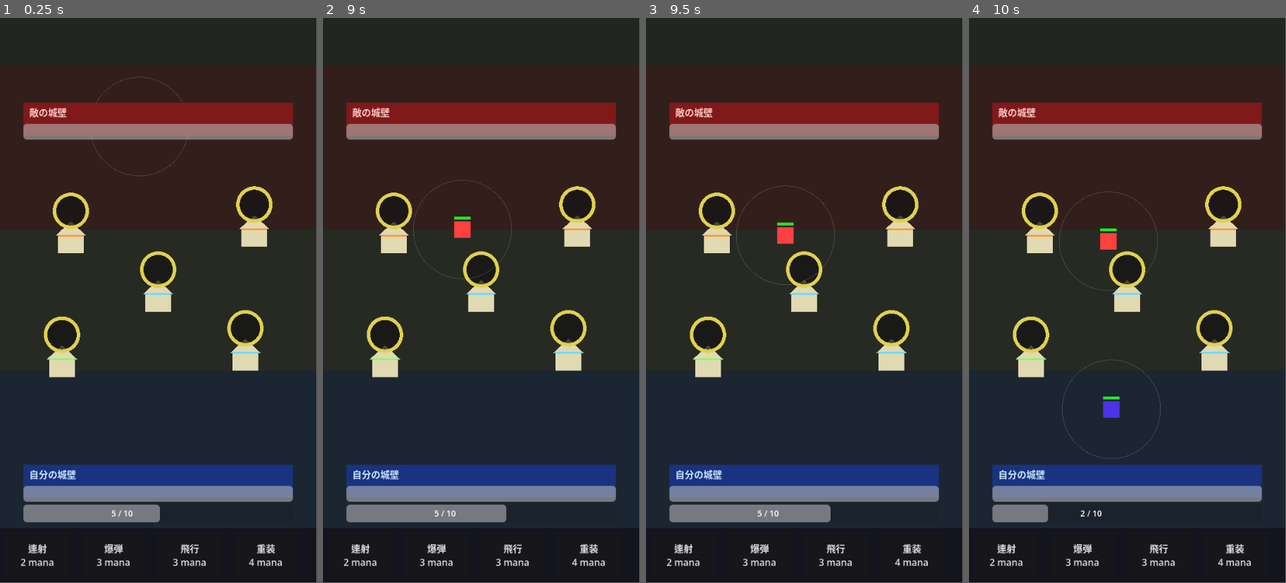
Above: before the commit, frames 1-4 (left to right).
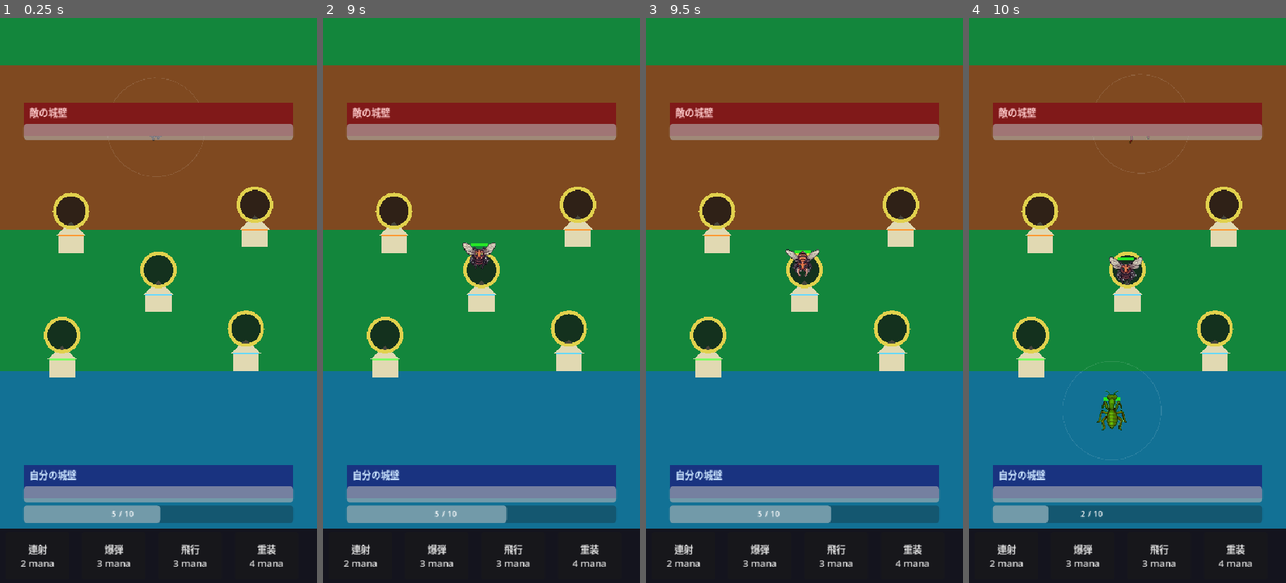
Above: after the commit, the same moments.

Repository: okdsgr/mvp-02
Game: Godot game, scene res://scenes/main.tscn
Two runs of this game, one before a commit and one after it. Both use one fixed random seed, a clock stepped at 60 frames per second and the inputs below. This scene is started directly instead of the project's main scene.
Inputs (mouse positions are in pixels of both pictures, inside the frame that each line leads up to):
- Up to frame 1 (0.25 s): no input
- Up to frame 2 (9 s): click "連射 2 mana" at 0.5 s; click "爆弾 3 mana" at 1.25 s; click "飛行 3 mana" at 2 s; click "重装 4 mana" at 2.75 s; click "連射 2 mana" at 3.5 s; click "爆弾 3 mana" at 4.25 s; click "飛行 3 mana" at 5 s; click "重装 4 mana" at 5.75 s; click "連射 2 mana" at 6.5 s; click "爆弾 3 mana" at 7.25 s; click "飛行 3 mana" at 8 s; click "重装 4 mana" at 8.75 s
- Up to frame 3 (9.5 s): no input
- Up to frame 4 (10 s): tap Enter at 9.5 s; move the mouse to (1111, 413) at 9.52 s; tap R at 9.6 s; click (1111, 413) at 9.67 s
In our replay, the window is 449x799 before the commit and 450x800 after it. These sizes can differ from the game's own. Grey fills any space a smaller window leaves; there, only what the larger window draws over its background counts as a difference.

The runs differ from the first frame. In frame 1, 77% of the frame differs, in the area x 0-100%, y 0-98%; in frame 2, 77%; in frame 3, 78%; in frame 4, 78%.

Commit message:
game balance update, sprite system, field colors, LAN host

Diff:
--- a/project.godot
+++ b/project.godot
@@ -27,6 +27,7 @@
 window/size/initial_position=Vector2i(200, 80)
 window/size/window_width_override=540
 window/size/window_height_override=960
+window/stretch/mode="canvas_items"
 
 [editor_plugins]
 
--- a/scenes/lobby.tscn
+++ b/scenes/lobby.tscn
@@ -19,7 +19,7 @@
 offset_right = 110.0
 offset_bottom = 140.0
 theme_override_font_sizes/font_size = 42
-text = "虫の戦争 PvP"
+text = "Bug's Conquer"
 
 [node name="StatusLabel" type="Label" parent="UI" unique_id=347311581]
 offset_left = 40.0
@@ -32,44 +32,59 @@
 
 [node name="HostBtn" type="Button" parent="UI" unique_id=1438015311]
 offset_left = 80.0
-offset_top = 380.0
+offset_top = 360.0
 offset_right = 460.0
-offset_bottom = 444.0
+offset_bottom = 416.0
 theme_override_font_sizes/font_size = 22
 text = "ホストとして開始"
 
 [node name="IPInput" type="LineEdit" parent="UI" unique_id=762088616]
 offset_left = 80.0
-offset_top = 480.0
+offset_top = 530.0
 offset_right = 460.0
-offset_bottom = 532.0
+offset_bottom = 582.0
 theme_override_font_sizes/font_size = 18
 placeholder_text = "IPアドレス (例: 192.168.1.x)"
 
 [node name="JoinBtn" type="Button" parent="UI" unique_id=1812626772]
 offset_left = 80.0
-offset_top = 548.0
+offset_top = 592.0
 offset_right = 460.0
-offset_bottom = 612.0
+offset_bottom = 656.0
 theme_override_font_sizes/font_size = 22
 text = "参加する"
 
 [node name="StartBtn" type="Button" parent="UI" unique_id=1227864880]
 modulate = Color(0.3, 1, 0.4, 1)
 offset_left = 80.0
-offset_top = 660.0
+offset_top = 680.0
 offset_right = 460.0
-offset_bottom = 732.0
+offset_bottom = 752.0
 theme_override_font_sizes/font_size = 26
 text = "ゲーム開始！"
 
 [node name="LocalLabel" type="Label" parent="UI" unique_id=1559873200]
 modulate = Color(0.7, 0.7, 0.7, 1)
 offset_left = 40.0
-offset_top = 780.0
+offset_top = 790.0
 offset_right = 500.0
-offset_bottom = 840.0
+offset_bottom = 850.0
 theme_override_font_sizes/font_size = 14
 text = "同じPCでテストする場合はホストを起動後
 別ウィンドウで 127.0.0.1 に参加"
 autowrap_mode = 2
+
+[node name="LanIPLabel" type="Label" parent="UI" unique_id=304769921]
+offset_left = 80.0
+offset_top = 424.0
+offset_right = 460.0
+offset_bottom = 456.0
+theme_override_colors/font_color = Color(0.6, 0.9, 0.6, 1)
+horizontal_alignment = 1
+
+[node name="LanHostBtn" type="Button" parent="UI" unique_id=361902641]
+offset_left = 80.0
+offset_top = 460.0
+offset_right = 460.0
+offset_bottom = 516.0
+text = "LAN経由ホストとして開始"
--- a/scenes/main.tscn
+++ b/scenes/main.tscn
@@ -8,25 +8,25 @@
 [node name="Background" type="ColorRect" parent="." unique_id=1534244297]
 offset_right = 540.0
 offset_bottom = 960.0
-color = Color(0.13, 0.15, 0.13, 1)
+color = Color(0.075, 0.525, 0.235, 1)
 
 [node name="EnemyZone" type="ColorRect" parent="." unique_id=597153318]
 offset_top = 80.0
 offset_right = 540.0
 offset_bottom = 360.0
-color = Color(0.3, 0.08, 0.08, 0.4)
+color = Color(0.075, 0.525, 0.235, 1)
 
 [node name="NeutralZone" type="ColorRect" parent="." unique_id=591825561]
 offset_top = 360.0
 offset_right = 540.0
 offset_bottom = 600.0
-color = Color(0.2, 0.2, 0.15, 0.3)
+color = Color(0.075, 0.525, 0.235, 1)
 
 [node name="PlayerZone" type="ColorRect" parent="." unique_id=495589389]
 offset_top = 600.0
 offset_right = 540.0
 offset_bottom = 880.0
-color = Color(0.08, 0.15, 0.3, 0.4)
+color = Color(0.075, 0.525, 0.235, 1)
 
 [node name="UI" type="CanvasLayer" parent="." unique_id=498515539]
 
--- a/scripts/hut.gd
+++ b/scripts/hut.gd
@@ -4,10 +4,10 @@
 
 var state: int = HutState.NEUTRAL
 var hut_type: int = 0
-var hp: float = 80.0
-var max_hp: float = 80.0
-var hp_regen: float = 0.25
-var spawn_cooldown: float = 3.0
+var hp: float = 400.0
+var max_hp: float = 400.0
+var hp_regen: float = 5.0   # 5.0HP/秒
+var spawn_cooldown: float = 5.0
 var spawn_timer: float = 0.0
 var captured_by: int = -1
 var captured_unit_type: int = 0
@@ -30,6 +30,9 @@
 	Color(0.95, 0.2, 0.2),
 ]
 
+const UNIT_SPAWN_COUNT = [3, 1, 1, 1]
+const LADYBUG_OFFSETS = [Vector2(-22, 0), Vector2(0, 0), Vector2(22, 0)]
+
 func _ready() -> void:
 	add_to_group("huts")
 
@@ -43,7 +46,7 @@
 	queue_redraw()
 
 func _physics_process(delta: float) -> void:
-	if state != HutState.NEUTRAL and captured_by >= 0 and hp >= max_hp * 0.99:
+	if state != HutState.NEUTRAL and captured_by >= 0 and hp > 0.0:
 		spawn_timer += delta
 		if spawn_timer >= spawn_cooldown:
 			spawn_timer = 0.0
@@ -53,13 +56,18 @@
 	var main = get_tree().current_scene
 	if not main:
 		return
-	var unit = Node2D.new()
-	unit.set_script(load("res://scripts/units/unit.gd"))
-	unit.position = global_position + Vector2(randf_range(-24, 24), 0)
-	unit.team = captured_by
-	unit.unit_type = captured_unit_type
-	unit.call_deferred("setup", UNIT_SPAWN_COLORS[captured_by])
-	main.add_child(unit)
+	var count = UNIT_SPAWN_COUNT[captured_unit_type]
+	for k in range(count):
+		var offset = Vector2.ZERO
+		if captured_unit_type == 0:
+			offset = LADYBUG_OFFSETS[k]
+		var unit = Node2D.new()
+		unit.set_script(load("res://scripts/units/unit.gd"))
+		unit.position = global_position + Vector2(randf_range(-24, 24), 0) + offset
+		unit.team = captured_by
+		unit.unit_type = captured_unit_type
+		unit.call_deferred("setup", UNIT_SPAWN_COLORS[captured_by])
+		main.add_child(unit)
 
 func can_be_attacked_by(team: int) -> bool:
 	if state == HutState.PLAYER and team == 0:
@@ -86,7 +94,7 @@
 	captured_unit_type = unit_type
 	state = HutState.PLAYER if team == 0 else HutState.ENEMY
 	hp = max(remaining_hp, 1.0)
-	max_hp = 80.0
+	max_hp = 400.0
 	spawn_timer = 0.0
 	attacker_team = -1
 	attack_pressure = [0.0, 0.0]
@@ -102,7 +110,6 @@
 	return 0
 
 func _draw() -> void:
-	# 赤チームのcanvas_transform(180度回転)を打ち消す
 	if _get_my_team() == 1:
 		draw_set_transform(Vector2.ZERO, PI, Vector2.ONE)
 
--- a/scripts/lobby.gd
+++ b/scripts/lobby.gd
@@ -5,6 +5,8 @@
 
 @onready var status_label = $UI/StatusLabel
 @onready var host_btn = $UI/HostBtn
+@onready var lan_host_btn = $UI/LanHostBtn
+@onready var lan_ip_label = $UI/LanIPLabel
 @onready var join_btn = $UI/JoinBtn
 @onready var ip_input = $UI/IPInput
 @onready var start_btn = $UI/StartBtn
@@ -16,13 +18,31 @@
 	multiplayer.connected_to_server.connect(_on_connected_to_server)
 	multiplayer.connection_failed.connect(_on_connection_failed)
 	host_btn.pressed.connect(_on_host_pressed)
+	lan_host_btn.pressed.connect(_on_lan_host_pressed)
 	join_btn.pressed.connect(_on_join_pressed)
 	start_btn.pressed.connect(_on_start_pressed)
 	start_btn.visible = false
 	ip_input.text = "127.0.0.1"
 
+func _get_lan_ip() -> String:
+	for addr in IP.get_local_addresses():
+		# IPv4 かつ ループバック・リンクローカル除外
+		if "." in addr and not addr.begins_with("127.") and not addr.begins_with("169.254."):
+			return addr
+	return "127.0.0.1"
+
 func _on_host_pressed() -> void:
-	print("host button pressed")
+	print("host button pressed (localhost)")
+	_start_host("127.0.0.1")
+
+func _on_lan_host_pressed() -> void:
+	print("LAN host button pressed")
+	var lan_ip = _get_lan_ip()
+	ip_input.text = lan_ip
+	lan_ip_label.text = "LAN IP: " + lan_ip + "  ← 相手に伝えてください"
+	_start_host(lan_ip)
+
+func _start_host(display_ip: String) -> void:
 	var peer = ENetMultiplayerPeer.new()
 	var err = peer.create_server(PORT, MAX_PLAYERS)
 	print("create_server err=", err)
@@ -32,6 +52,7 @@
 	multiplayer.multiplayer_peer = peer
 	status_label.text = "待機中...\n相手の接続を待っています"
 	host_btn.disabled = true
+	lan_host_btn.disabled = true
 	join_btn.disabled = true
 
 func _on_join_pressed() -> void:
@@ -48,6 +69,7 @@
 	multiplayer.multiplayer_peer = peer
 	status_label.text = ip + " に接続中..."
 	host_btn.disabled = true
+	lan_host_btn.disabled = true
 	join_btn.disabled = true
 
 func _on_peer_connected(id: int) -> void:
@@ -60,6 +82,7 @@
 	status_label.text = "切断されました"
 	start_btn.visible = false
 	ip_input.text = "127.0.0.1"
+	lan_ip_label.text = ""
 
 func _on_connected_to_server() -> void:
 	print("connected_to_server uid=", multiplayer.get_unique_id())
@@ -69,6 +92,7 @@
 	print("connection_failed")
 	status_label.text = "接続失敗"
 	host_btn.disabled = false
+	lan_host_btn.disabled = false
 	join_btn.disabled = false
 
 func _on_start_pressed() -> void:
--- a/scripts/main.gd
+++ b/scripts/main.gd
@@ -9,6 +9,14 @@
 	[Color(0.9, 0.2, 0.2), Color(0.9, 0.5, 0.1), Color(0.9, 0.2, 0.5), Color(0.7, 0.1, 0.1)]
 ]
 const CARD_ACCENT = [Color(0.2,0.5,1.0), Color(0.2,0.8,0.3), Color(0.1,0.8,0.8), Color(0.6,0.2,0.9)]
+
+# フィールド色 #7f4920=赤陣, #127195=青陣
+const COLOR_FIELD_RED  = Color(0.498, 0.286, 0.125)
+const COLOR_FIELD_BLUE = Color(0.071, 0.443, 0.584)
+const COLOR_FIELD_GREEN = Color(0.075, 0.525, 0.235)
+
+const UNIT_SPAWN_COUNT = [3, 1, 1, 1]
+const LADYBUG_OFFSETS = [Vector2(-22, 0), Vector2(0, 0), Vector2(22, 0)]
 
 var my_team: int = 0
 var is_pvp: bool = false
@@ -30,7 +38,7 @@
 var enemy_mana: float = 3.0
 var enemy_elapsed: float = 0.0
 const ENEMY_MANA_MAX = 10.0
-const ENEMY_SPAWN_COST = 3
+const ENEMY_SPAWN_COST = 2
 var vp_w: float = 540.0
 var vp_h: float = 960.0
 
@@ -55,9 +63,6 @@
 		multiplayer.peer_disconnected.connect(_on_peer_disconnected)
 	print("main: my_team=", my_team)
 
-	# 赤チームはcanvas_transformで180度回転
-	# 回転後: 赤城壁(world上部)→画面下、青城壁(world下部)→画面上
-	# 両チームとも PlayerCastle(画面下)=自分、EnemyCastle(画面上)=敵 で統一
 	if my_team == 1:
 		var ct = Transform2D()
 		ct[0] = Vector2(-1.0, 0.0)
@@ -65,7 +70,15 @@
 		ct[2] = Vector2(vp_w, vp_h)
 		get_viewport().canvas_transform = ct
 
-	# UI割り当て：両チームとも同じ（画面下=自分、画面上=敵）
+	# フィールドColorRectに色を直接設定（_draw()より後に描画されるため）
+	# my_team==0: 上=敵=赤, 下=自=青
+	# my_team==1: canvas_transformで上下反転済みなので同じ設定でOK
+	var enemy_color = COLOR_FIELD_RED  if my_team == 0 else COLOR_FIELD_BLUE
+	var player_color = COLOR_FIELD_BLUE if my_team == 0 else COLOR_FIELD_RED
+	$EnemyZone.color = enemy_color
+	$NeutralZone.color = COLOR_FIELD_GREEN
+	$PlayerZone.color = player_color
+
 	my_castle_bg = $UI/PlayerCastle/BG
 	opp_castle_bg = $UI/EnemyCastle/BG
 	my_hp_bar = $UI/PlayerCastle/HPBar
@@ -73,7 +86,6 @@
 	$UI/PlayerCastle/Label.text = "自分の城壁"
 	$UI/EnemyCastle/Label.text = "敵の城壁"
 
-	# 自分の城壁色=自チームカラー、敵の城壁色=相手チームカラー
 	if my_team == 0:
 		my_castle_bg.color = Color(0.1, 0.2, 0.5)
 		opp_castle_bg.color = Color(0.5, 0.1, 0.1)
@@ -144,7 +156,11 @@
 func _input(event: InputEvent) -> void:
 	if game_over:
 		if event is InputEventKey and event.pressed and event.keycode == KEY_R:
-			get_tree().reload_current_scene()
+			if is_pvp:
+				if multiplayer.is_server():
+					_restart_rpc.rpc()
+			else:
+				get_tree().reload_current_scene()
 		return
 	if not (event is InputEventMouseButton):
 		return
@@ -170,6 +186,10 @@
 				selected_card = -1
 			drag_card = -1
 
+@rpc("authority", "call_local", "reliable")
+func _restart_rpc() -> void:
+	get_tree().reload_current_scene()
+
 func _is_valid_deploy_pos(sp: Vector2) -> bool:
 	if sp.y >= vp_h * 0.60 and sp.y <= vp_h * 0.89:
 		return true
@@ -195,13 +215,18 @@
 	_do_spawn_unit(wp, ci, team)
 
 func _do_spawn_unit(wp: Vector2, ci: int, team: int) -> void:
-	var unit = Node2D.new()
-	unit.set_script(load("res://scripts/units/unit.gd"))
-	unit.position = wp
-	unit.team = team
-	unit.unit_type = ci
-	unit.call_deferred("setup", UNIT_COLORS_BY_TEAM[team][ci])
-	add_child(unit)
+	var count = UNIT_SPAWN_COUNT[ci]
+	for k in range(count):
+		var offset = Vector2.ZERO
+		if ci == 0:
+			offset = LADYBUG_OFFSETS[k]
+		var unit = Node2D.new()
+		unit.set_script(load("res://scripts/units/unit.gd"))
+		unit.position = wp + offset
+		unit.team = team
+		unit.unit_type = ci
+		unit.call_deferred("setup", UNIT_COLORS_BY_TEAM[team][ci])
+		add_child(unit)
 
 func take_player_damage(amount: float) -> void:
 	if is_pvp:
@@ -232,10 +257,14 @@
 			_end_game(my_team != 1)
 
 func _get_mana_mult(t: float) -> int:
-	if t >= 60: return 8
-	elif t >= 45: return 4
-	elif t >= 30: return 3
-	elif t >= 15: return 2
+	if t >= 60:
+		return 8
+	elif t >= 45:
+		return 4
+	elif t >= 30:
+		return 3
+	elif t >= 15:
+		return 2
 	return 1
 
 func _process(delta: float) -> void:
@@ -262,18 +291,23 @@
 	queue_redraw()
 
 func _spawn_com_unit() -> void:
-	var unit = Node2D.new()
-	unit.set_script(load("res://scripts/units/unit.gd"))
-	unit.position = Vector2(randf_range(60, 480), 180)
-	unit.team = 1
-	unit.unit_type = randi() % 4
-	unit.call_deferred("setup", Color(1.0, 0.25, 0.25))
-	add_child(unit)
+	var ci = randi() % 4
+	var count = UNIT_SPAWN_COUNT[ci]
+	for k in range(count):
+		var offset = Vector2.ZERO
+		if ci == 0:
+			offset = LADYBUG_OFFSETS[k]
+		var unit = Node2D.new()
+		unit.set_script(load("res://scripts/units/unit.gd"))
+		unit.position = Vector2(randf_range(60, 480), 180) + offset
+		unit.team = 1
+		unit.unit_type = ci
+		unit.call_deferred("setup", UNIT_COLORS_BY_TEAM[1][ci])
+		add_child(unit)
 
 func _update_ui() -> void:
 	mana_bar.value = mana
 	mana_label.text = str(int(mana)) + " / " + str(int(MANA_MAX))
-	# 自分のHP: team0=player_hp(青城壁), team1=enemy_hp(赤城壁)
 	my_hp_bar.value = player_hp if my_team == 0 else enemy_hp
 	opp_hp_bar.value = enemy_hp if my_team == 0 else player_hp
 
@@ -310,15 +344,15 @@
 		h.set_physics_process(false)
 		h.set_process(false)
 	var label = $UI/GameOverLabel
-	label.text = "VICTORY!\n\nRキーでリスタート" if win else "GAME OVER\n\nRキーでリスタート"
+	var restart_hint = "\n\nRキーでリスタート" if (not is_pvp or multiplayer.is_server()) else "\n\nホストがRキーでリスタート"
+	label.text = ("VICTORY!" if win else "GAME OVER") + restart_hint
 	label.modulate = Color(0.2, 0.9, 0.2) if win else Color(0.9, 0.2, 0.2)
 	label.visible = true
 
 func _draw() -> void:
-	var mc = Color(0.1, 0.2, 0.5, 0.15) if my_team == 0 else Color(0.5, 0.1, 0.1, 0.15)
-	draw_rect(Rect2(0, vp_h * 0.60, vp_w, vp_h * 0.29), mc)
-	draw_rect(Rect2(0, vp_h - 92, vp_w, 92), Color(0.08, 0.08, 0.12))
-	draw_rect(Rect2(40, vp_h - 98, vp_w - 80, 6), Color(0.15, 0.15, 0.2))
+	# カードUIエリア
+	draw_rect(Rect2(0, vp_h - 92, vp_w, 92), Color(0.06, 0.08, 0.06))
+	draw_rect(Rect2(40, vp_h - 98, vp_w - 80, 6), Color(0.12, 0.15, 0.12))
 	draw_rect(Rect2(40, vp_h - 98, (vp_w - 80) * (mana / MANA_MAX), 6), Color(0.3, 0.6, 1.0))
 	for i in range(4):
 		var r = card_rects[i]
--- a/scripts/units/unit.gd
+++ b/scripts/units/unit.gd
@@ -3,38 +3,141 @@
 enum Team { PLAYER = 0, ENEMY = 1 }
 enum UnitState { SCOUT, LOCKED, CASTLE }
 
+const UNIT_DEFS = {
+	0: "03_ladyb",
+	1: "02_pillb",
+	2: "06_hornet",
+	3: "09_mantis",
+}
+
+const UNIT_SCALES = {
+	0: 0.21 * 0.75,
+	1: 0.21,
+	2: 0.21 * 2.0,
+	3: 0.21 * 2.5,
+}
+
+# unit_type → [HP, 攻撃力, 移動速度]
+const UNIT_STATS = {
+	0: [40.0,   8.0,  25.0],  # テントウムシ
+	1: [600.0,  16.0, 10.0],  # ダンゴムシ
+	2: [150.0,  20.0, 25.0],  # スズメバチ
+	3: [300.0,  30.0, 15.0],  # カマキリ
+}
+
+const ANIM_FPS = 6.0
+
 var team: int = Team.PLAYER
 var unit_type: int = 0
-var hp: float = 50.0
-var max_hp: float = 50.0
-var attack_power: float = 8.0
-var move_speed: float = 20.0
+var hp: float = 25.0
+var max_hp: float = 25.0
+var attack_power: float = 4.0
+var move_speed: float = 25.0
 var attack_range: float = 84.0
 var melee_range: float = 18.0
 var attack_cooldown: float = 1.2
 var attack_timer: float = 0.0
-var _body_color: Color = Color(0.2, 0.5, 1.0)
 var state: int = UnitState.SCOUT
 var _locked_target = null
-
-# world座標での城壁Y（unit.gdは世界座標で動く）
-const ENEMY_CASTLE_Y = 214.0   # team0の敵城壁（上）
-const PLAYER_CASTLE_Y = 746.0  # team0の自城壁（下）
+var _sprite: AnimatedSprite2D = null
+var _body_color: Color = Color(0.2, 0.5, 1.0)
+
+const ENEMY_CASTLE_Y = 200.0
+const PLAYER_CASTLE_Y = 760.0
 const CASTLE_ATTACK_POWER = 5.0
 const HUT_ATTACK_POWER = 5.0
 
 func _ready() -> void:
 	add_to_group("units")
-
-func setup(color: Color) -> void:
-	_body_color = color
-	queue_redraw()
 
 func _get_my_team() -> int:
 	var main = get_tree().current_scene
 	if main and "my_team" in main:
 		return main.my_team
 	return 0
+
+func setup(color: Color) -> void:
+	_body_color = color
+	var stats = UNIT_STATS.get(unit_type, [50.0, 8.0, 20.0])
+	hp           = stats[0]
+	max_hp       = stats[0]
+	attack_power = stats[1]
+	move_speed   = stats[2]
+	if UNIT_DEFS.has(unit_type):
+		_setup_sprite()
+	queue_redraw()
+
+func _setup_sprite() -> void:
+	var folder = UNIT_DEFS[unit_type]
+	var color_str = "blue" if team == 0 else "red"
+	var prefix = folder + "/" + folder + "_" + color_str
+
+	var sf = SpriteFrames.new()
+	sf.remove_animation("default")
+
+	var dirs = ["down", "up", "rup", "rdown"]
+	var actions = ["walk", "attack"]
+	for action in actions:
+		for dir in dirs:
+			var aname = action + "_" + dir
+			sf.add_animation(aname)
+			sf.set_animation_loop(aname, true)
+			sf.set_animation_speed(aname, ANIM_FPS)
+			for f in range(2):
+				var path = "res://png/" + prefix + "_" + dir + "_" + action + "_" + str(f) + ".png"
+				var tex = load(path)
+				if tex:
+					sf.add_frame(aname, tex)
+
+	var sc = UNIT_SCALES.get(unit_type, 0.21)
+	_sprite = AnimatedSprite2D.new()
+	_sprite.sprite_frames = sf
+	_sprite.scale = Vector2(sc, sc)
+	if _get_my_team() == 1:
+		_sprite.rotation = PI
+	add_child(_sprite)
+	_play_anim("walk", Vector2(0.0, -1.0) if team == 0 else Vector2(0.0, 1.0))
+
+func _play_anim(action: String, world_dir: Vector2) -> void:
+	if _sprite == null or _sprite.sprite_frames == null:
+		return
+	var vis_dir = world_dir if _get_my_team() == 0 else -world_dir
+	var ax = abs(vis_dir.x)
+	var ay = abs(vis_dir.y)
+	var dir_str: String
+	var flip: bool = false
+	if ax < ay * 0.5:
+		dir_str = "down" if vis_dir.y > 0 else "up"
+	elif vis_dir.y <= 0:
+		dir_str = "rup"
+		flip = vis_dir.x < 0
+	else:
+		dir_str = "rdown"
+		flip = vis_dir.x < 0
+	var aname = action + "_" + dir_str
+	if not _sprite.sprite_frames.has_animation(aname):
+		return
+	if _sprite.animation != aname:
+		_sprite.play(aname)
+	_sprite.flip_h = flip
+
+func _update_animation() -> void:
+	if _sprite == null:
+		return
+	var is_attack = (state == UnitState.LOCKED or state == UnitState.CASTLE)
+	var action = "attack" if is_attack else "walk"
+	var dir: Vector2
+	if is_attack and _locked_target != null and is_instance_valid(_locked_target):
+		dir = (_locked_target.global_position - global_position).normalized()
+	else:
+		dir = Vector2(0.0, -1.0) if team == Team.PLAYER else Vector2(0.0, 1.0)
+	_play_anim(action, dir)
+
+func _at_castle() -> bool:
+	if team == Team.PLAYER:
+		return global_position.y <= ENEMY_CASTLE_Y
+	else:
+		return global_position.y >= PLAYER_CASTLE_Y
 
 func _physics_process(delta: float) -> void:
 	attack_timer = max(0.0, attack_timer - delta)
@@ -46,6 +149,7 @@
 		global_position.y = max(global_position.y, ENEMY_CASTLE_Y)
 	else:
 		global_position.y = min(global_position.y, PLAYER_CASTLE_Y)
+	_update_animation()
 	queue_redraw()
 
 func _do_scout(delta: float) -> void:
@@ -54,21 +158,25 @@
 		state = UnitState.LOCKED
 		return
 	_march_forward(delta)
-	if team == Team.PLAYER and global_position.y <= ENEMY_CASTLE_Y + 2:
-		state = UnitState.CASTLE
-	elif team == Team.ENEMY and global_position.y >= PLAYER_CASTLE_Y - 2:
+	if _at_castle():
 		state = UnitState.CASTLE
 
 func _do_locked(delta: float) -> void:
 	if _locked_target == null or not is_instance_valid(_locked_target):
 		_locked_target = _scan_in_range()
 		if _locked_target == null:
-			state = UnitState.SCOUT
+			if _at_castle():
+				state = UnitState.CASTLE
+			else:
+				state = UnitState.SCOUT
 		return
 	if _locked_target.is_in_group("huts") and not _locked_target.can_be_attacked_by(team):
 		_locked_target = _scan_in_range()
 		if _locked_target == null:
-			state = UnitState.SCOUT
+			if _at_castle():
+				state = UnitState.CASTLE
+			else:
+				state = UnitState.SCOUT
 		return
 	var dist = global_position.distance_to(_locked_target.global_position)
 	if dist <= melee_range:
@@ -142,31 +250,13 @@
 	_self_damage(amount)
 
 func _draw() -> void:
-	# 赤チームはcanvas_transformで180度回転されているので逆回転して正立表示
 	if _get_my_team() == 1:
 		draw_set_transform(Vector2.ZERO, PI, Vector2.ONE)
-
-	draw_rect(Rect2(-14, -14, 28, 28), _body_color)
-	draw_rect(Rect2(-14, -22, 28, 5), Color(0.25, 0.0, 0.0))
-	draw_rect(Rect2(-14, -22, 28.0 * clamp(hp / max_hp, 0, 1), 5), Color(0.15, 0.9, 0.15))
-
-	if state == UnitState.LOCKED and _locked_target != null and is_instance_valid(_locked_target):
-		# world座標でのターゲット方向
-		var world_dir = _locked_target.global_position - global_position
-		# draw_set_transform(PI)で描画空間が反転しているので方向を反転
-		# 自分が青なら通常、赤なら逆
-		if _get_my_team() == 1:
-			world_dir = -world_dir
-		var dist = world_dir.length()
-		if dist >= 2.0:
-			var dir = world_dir.normalized()
-			var arrow_len = min(dist - 16.0, 70.0)
-			if arrow_len >= 4.0:
-				var s = dir * 16.0
-				var e = s + dir * arrow_len
-				var perp = Vector2(-dir.y, dir.x)
-				draw_line(s, e, Color(1, 1, 0.3, 0.28), 1.0)
-				draw_line(e, e - dir * 5 + perp * 4, Color(1, 1, 0.3, 0.28), 1.0)
-				draw_line(e, e - dir * 5 - perp * 4, Color(1, 1, 0.3, 0.28), 1.0)
-	elif state == UnitState.SCOUT:
-		draw_arc(Vector2.ZERO, attack_range, 0, TAU, 48, Color(1, 1, 1, 0.18), 1.0)
+	if _sprite == null:
+		draw_rect(Rect2(-14, -14, 28, 28), _body_color)
+	var bar_w = 28.0
+	var bar_h = 5.0
+	draw_rect(Rect2(-bar_w * 0.5, -22.0, bar_w, bar_h), Color(0.25, 0.0, 0.0))
+	draw_rect(Rect2(-bar_w * 0.5, -22.0, bar_w * clamp(hp / max_hp, 0.0, 1.0), bar_h), Color(0.15, 0.9, 0.15))
+	if state == UnitState.SCOUT:
+		draw_arc(Vector2.ZERO, attack_range, 0.0, TAU, 48, Color(1.0, 1.0, 1.0, 0.12), 1.0)
Not shown, added: export_presets.cfg
Not shown, removed: png/01_ant.png.import
Not shown, removed: png/01_ant_red.png.import
Not shown, removed: png/02_pillb.png.import
Binary file added: png/02_pillb/02_pillb_blue_down_attack_0.png
Not shown, added: png/02_pillb/02_pillb_blue_down_attack_0.png.import
Binary file added: png/02_pillb/02_pillb_blue_down_attack_1.png
Not shown, added: png/02_pillb/02_pillb_blue_down_attack_1.png.import
Binary file added: png/02_pillb/02_pillb_blue_down_walk_0.png
Not shown, added: png/02_pillb/02_pillb_blue_down_walk_0.png.import
Binary file added: png/02_pillb/02_pillb_blue_down_walk_1.png
Not shown, added: png/02_pillb/02_pillb_blue_down_walk_1.png.import
(and 288 more such lines)
